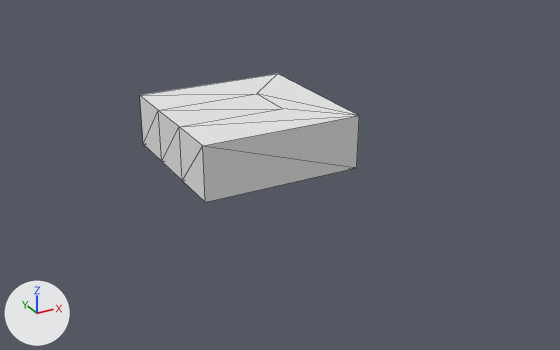
What one commit did to the OBJ model assets/item/bag_cloth.obj.
Camera for both pictures: a 50 mm lens placed at (-0.549, -1.171, 0.555), pointed at (0.018, -0.14, 0.04). Arrows for +X, +Y and +Z are at lower left; the lights stay in place. The picture after the commit comes second. Mesh edges are drawn as thin lines. Where no turn or scale is listed for an object, it has been applied to the vertices. Vertices at exactly the same position are counted once.

The scene before the commit, as lines of its bpy script (objects in view):
```python
me_untitled = bpy.data.meshes.new('Untitled')
me_untitled.from_pydata(...)  # 16 vertices, 28 faces; spans x -0.1..0.2, y -0.1..0.2, z 0.0..0.1
me_untitled.materials.append(mat_palette)  # white #e7e7e7
ob_untitled = bpy.data.objects.new('Untitled', me_untitled)
ob_untitled.location = (0.0, 0.0, 0.0)
```
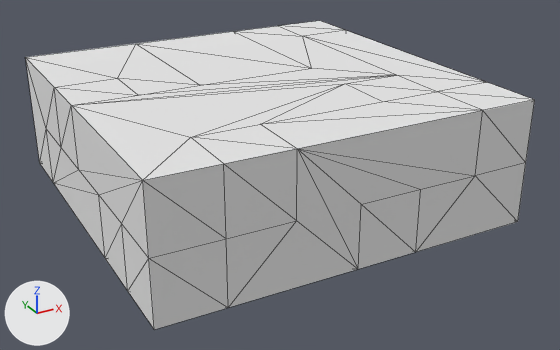
Boxes [x1, y1, x2, y2] around the edits, measured in the pictures (560 x 350 px):
'Untitled', reshaped (132% wider, 140% taller)
    before: [140, 74, 359, 202]
    after: [25, 21, 535, 330]

Diff of the bpy script that builds the scene:
```diff
--- a/assets/item/bag_cloth.obj.py
+++ b/assets/item/bag_cloth.obj.py
@@ me_untitled @@
 # used by ob_untitled; location = (0.0, 0.0, 0.0)
-me_untitled.from_pydata(...)  # 16 vertices, 28 faces; spans x -0.1..0.2, y -0.1..0.2, z 0.0..0.1
+me_untitled.from_pydata(...)  # 71 vertices, 138 faces; spans x -0.3..0.3, y -0.4..0.2, z 0.0..0.2
+# me_untitled part 1
+# 9 vertices are removed from x -0.1..0.2, y -0.1..0.2, z 0.0..0.1
+# 28 faces are deleted
+# 2 vertices move from x -0.1..0.1, y 0.1, z 0.0..0.1 to x -0.2..0.1, y 0.1..0.2, z 0.0..0.1
+# 19 vertices are added at x -0.3..0.3, y -0.4..0.2, z 0.0..0.2
+# 6 new vertices lie (0.1, -0.1, 0.0) away from vertices in x -0.1..0.2, y -0.1..0.2, z 0.0..0.2
+# 5 new vertices lie (0.0, -0.3, 0.0) away from vertices in x -0.1..0.2, y 0.0..0.2, z 0.0..0.2
+# 5 new vertices lie (-0.1, 0.0, 0.0) away from vertices in x -0.2..0.2, y -0.3..0.1, z 0.0..0.2
+# 5 new vertices lie (0.0, -0.1, 0.0) away from vertices in x -0.3..0.3, y -0.3..0.2, z 0.0..0.2
+# 6 new vertices lie (0.1, -0.1, 0.0) away from vertices in x -0.3..0.2, y -0.3..-0.2, z 0.0..0.2
+# 6 new vertices lie (0.0, 0.0, 0.1) away from vertices in x -0.3..0.3, y -0.4..0.1, z 0.0
+# 7 new vertices lie (-0.1, 0.0, 0.0) away from vertices in x -0.2..0.3, y -0.4..-0.1, z 0.0..0.2
+# 5 new vertices lie (0.0, 0.1, 0.0) away from vertices in x -0.3..0.3, y -0.4..0.1, z 0.0..0.2
+# 138 new faces join them
 me_untitled.materials.append(mat_palette)
```
